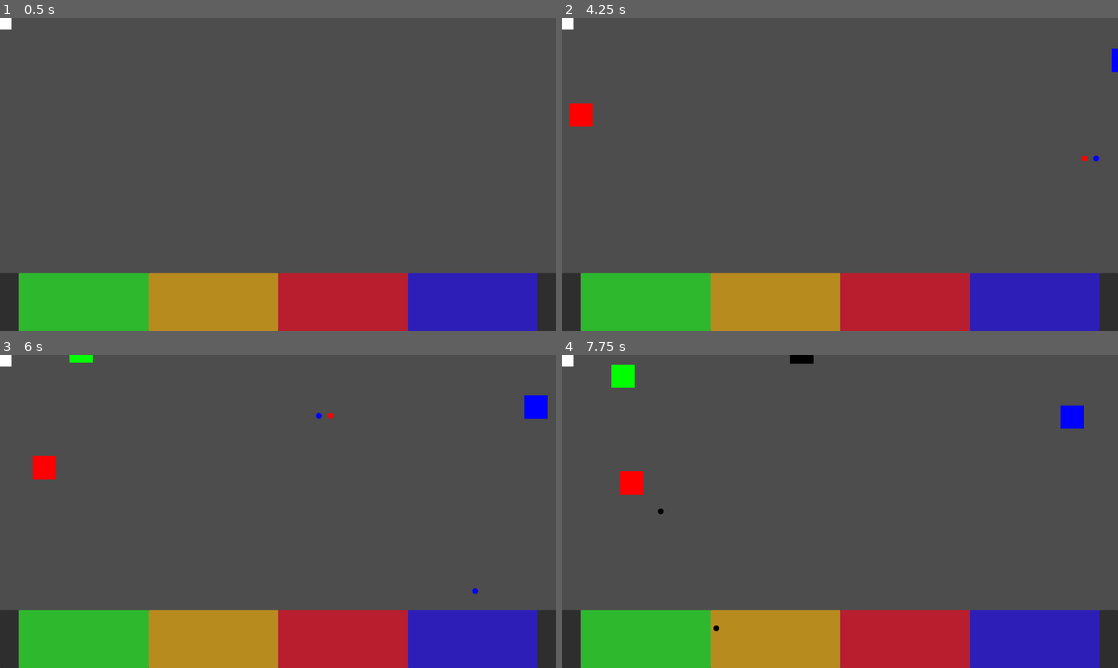
Above: before the commit, frames 1-4 (two rows, left to right).
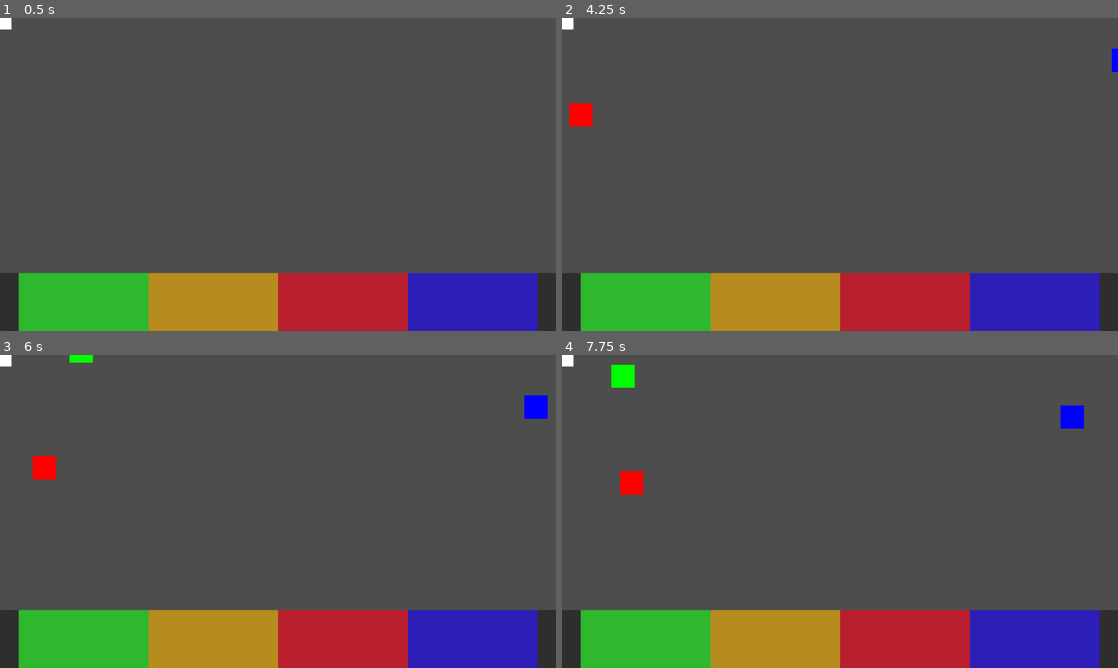
Above: after the commit, the same moments.

Repository: vitorjusto/Robot-Hospital-Rush
Game: Godot game, scene res://Scenes/Main.tscn
The game is run twice, just before and just after one commit, with the same random seed, the same clock (stepped at 60 frames per second) and the same inputs.
Inputs:
- Up to frame 1 (0.5 s): no input
- Up to frame 2 (4.25 s): tap Enter at 0.5 s; hold Right (Right) 0.53-2.03 s; tap Z (Get) at 0.6, 1.55, 2.1, 3.05, 3.6 s; tap Space (Shoot) at 0.8, 1.35, 2, 2.3, 2.85, 3.8 s; hold Left (Left) 2.03-2.78 s; hold Right (Right) from 2.78 s (still down)
- Up to frame 3 (6 s): release Right (Right) at 4.28 s; hold Left (Left) 4.28-5.03 s; tap Space (Shoot) at 4.35, 5.3, 5.85 s; tap Z (Get) at 4.55, 5.1 s; hold Right (Right) 5.03-5.78 s; hold Left (Left) from 5.78 s (still down)
- Up to frame 4 (7.75 s): tap Z (Get) at 6.05, 6.6, 7.55 s; tap Space (Shoot) at 6.8, 7.35 s; release Left (Left) at 7.28 s; hold Right (Right) from 7.28 s (still down)

Frame 1 is identical in both runs. In frame 2, less than 0.1% of the frame differs, in the area x 93-97%, y 44-46%; in frame 3, less than 0.1%; in frame 4, 0.2%, in the area x 17-46%, y 0-89%.

Commit message:
simplify gameplay

Diff:
--- a/Scenes/Fixers/ShootProjectile.tscn
+++ b/Scenes/Fixers/ShootProjectile.tscn
@@ -12,6 +12,7 @@
 
 [node name="CollisionShape2D" type="CollisionShape2D" parent="."]
 shape = SubResource("CircleShape2D_ebtte")
+disabled = true
 debug_color = Color(0, 1, 0.69803923, 0.41960785)
 
 [node name="VisibleOnScreenEnabler2D" type="VisibleOnScreenEnabler2D" parent="."]
--- a/Script/Fixers/shootProjectile.gd
+++ b/Script/Fixers/shootProjectile.gd
@@ -2,8 +2,9 @@
 class_name ShootProjectile
 
 var active = false
-var speed = 1100
+var speed = 2200
 var fixersHolding : Array[fixer]
+@onready var col : CollisionShape2D = get_node("CollisionShape2D")
 
 func _physics_process(delta: float) -> void:
 	if not active:
@@ -89,7 +90,7 @@
 func setActive(value : bool):
 	active = value
 	visible = value
-
+	col.disabled = not value
 
 func onScreenExited() -> void:
 	for f in fixersHolding:
@@ -102,22 +103,4 @@
 func onRobotDetected(body: Node2D) -> void:
 	var robot : Robot = body
 
-	var elegibleFixers = fixersHolding.filter(func(x): return x.type == robot.type)
-
-	if elegibleFixers.is_empty():
-		return
-
-	if robot.size > elegibleFixers.size():
-		robot.size -= elegibleFixers.size()
-	elif robot.size < elegibleFixers.size():
-		elegibleFixers = elegibleFixers.slice(0, robot.size)
-		robot.defeat()
-	else:
-		robot.defeat()
-
-	for i in elegibleFixers:
-		fixersHolding.erase(i)
-		i.setActive(false)
-
-	if fixersHolding.is_empty():
-		setActive(false)
+	robot.defeat()
--- a/Script/Manager/fixersManager.gd
+++ b/Script/Manager/fixersManager.gd
@@ -1,23 +1,12 @@
 extends Node2D
 class_name fixersManager
-
-@onready var fixers : Array[fixer]
-@onready var fixerScene : PackedScene = load("res://Scenes/Fixers/Fixer.tscn")
 
 @onready var projFixer : Array[ShootProjectile]
 @onready var projFixerScene : PackedScene = load("res://Scenes/Fixers/ShootProjectile.tscn")
 
 func _ready() -> void:
 	for i in range(0, 10):
-		addFixer()
-	for i in range(0, 10):
 		addProj()
-
-func addFixer() -> fixer:
-	var instance : fixer = fixerScene.instantiate()
-	add_child(instance)
-	fixers.append(instance)
-	return instance
 
 func addProj() -> ShootProjectile:
 	var instance : ShootProjectile = projFixerScene.instantiate()
@@ -25,26 +14,7 @@
 	projFixer.append(instance)
 	return instance
 
-func getFixer(playerPosition : int) -> fixer:
-	var inactive = fixers.filter(func(x): return not x.active)
-	var instance = inactive[0] if inactive.size() > 0 else null
-
-	if instance == null:
-		instance = addFixer()
-
-	instance.setActive(true)
-
-	if(playerPosition > 1409.0):
-		instance.changeType(fixer.EFixerType.BATTERY)
-	elif(playerPosition > 961.0):
-		instance.changeType(fixer.EFixerType.GEAR)
-	elif(playerPosition > 513.0):
-		instance.changeType(fixer.EFixerType.BOLT)
-	else:
-		instance.changeType(fixer.EFixerType.NUT)
-	return instance
-
-func shootProj(f : Array[fixer], pos: Vector2) -> ShootProjectile:
+func shootProj(pos: Vector2) -> ShootProjectile:
 	var inactive = projFixer.filter(func(x): return not x.active)
 	var instance = inactive[0] if inactive.size() > 0 else null
 
@@ -52,7 +22,6 @@
 		instance = addProj()
 
 	instance.setActive(true)
-	instance.fixersHolding = f.duplicate()
 	instance.position = pos
 
 	return instance
--- a/Script/Player/player.gd
+++ b/Script/Player/player.gd
@@ -2,7 +2,6 @@
 
 
 const SPEED = 1000.0
-var fixersHolding : Array[fixer]
 @onready var fixersManager : fixersManager = get_tree().root.get_node("/root/Main/FixersManager")
 
 func _physics_process(delta: float) -> void:
@@ -12,94 +11,9 @@
 	velocity.x = move_toward(velocity.x, direction * SPEED, 100)
 
 	move_and_slide()
-	if Input.is_action_just_pressed("Get"):
-		GetFixer()
 
 	if Input.is_action_just_pressed("Shoot"):
 		Shoot()
 
-	handleFixers()
-
-func GetFixer():
-	if fixersHolding.size() == 10:
-		return
-	fixersHolding.push_back(fixersManager.getFixer(position.x))
-
-func handleFixers():
-	if fixersHolding.size() == 1:
-		fixersHolding[0].position = position + Vector2(0, - 50)
-	elif fixersHolding.size() == 2:
-		fixersHolding[0].position = position + Vector2(-20, - 50)
-		fixersHolding[1].position = position + Vector2(20, - 50)
-	elif fixersHolding.size() == 3:
-		fixersHolding[0].position = position + Vector2(-40, - 50)
-		fixersHolding[1].position = position + Vector2(0, - 50)
-		fixersHolding[2].position = position + Vector2(40, - 50)
-	elif fixersHolding.size() == 4:
-		fixersHolding[0].position = position + Vector2(-60, - 50)
-		fixersHolding[1].position = position + Vector2(-20, - 50)
-		fixersHolding[2].position = position + Vector2(20, - 50)
-		fixersHolding[3].position = position + Vector2(60, - 50)
-	elif fixersHolding.size() == 5:
-		fixersHolding[0].position = position + Vector2(-80, - 50)
-		fixersHolding[1].position = position + Vector2(-40, - 50)
-		fixersHolding[2].position = position + Vector2(0, - 50)
-		fixersHolding[3].position = position + Vector2(40, - 50)
-		fixersHolding[4].position = position + Vector2(80, - 50)
-	elif fixersHolding.size() == 6:
-		fixersHolding[0].position = position + Vector2(-80, - 80)
-		fixersHolding[1].position = position + Vector2(-40, - 80)
-		fixersHolding[2].position = position + Vector2(0, - 80)
-		fixersHolding[3].position = position + Vector2(40, - 80)
-		fixersHolding[4].position = position + Vector2(80, - 80)
-
-		fixersHolding[5].position = position + Vector2(0, - 50)
-	elif fixersHolding.size() == 7:
-		fixersHolding[0].position = position + Vector2(-80, - 80)
-		fixersHolding[1].position = position + Vector2(-40, - 80)
-		fixersHolding[2].position = position + Vector2(0, - 80)
-		fixersHolding[3].position = position + Vector2(40, - 80)
-		fixersHolding[4].position = position + Vector2(80, - 80)
-
-		fixersHolding[5].position = position + Vector2(-20, - 50)
-		fixersHolding[6].position = position + Vector2(20, - 50)
-	elif fixersHolding.size() == 8:
-		fixersHolding[0].position = position + Vector2(-80, - 80)
-		fixersHolding[1].position = position + Vector2(-40, - 80)
-		fixersHolding[2].position = position + Vector2(0, - 80)
-		fixersHolding[3].position = position + Vector2(40, - 80)
-		fixersHolding[4].position = position + Vector2(80, - 80)
-
-		fixersHolding[5].position = position + Vector2(-40, - 50)
-		fixersHolding[6].position = position + Vector2(0, - 50)
-		fixersHolding[7].position = position + Vector2(40, - 50)
-	elif fixersHolding.size() == 9:
-		fixersHolding[0].position = position + Vector2(-80, - 80)
-		fixersHolding[1].position = position + Vector2(-40, - 80)
-		fixersHolding[2].position = position + Vector2(0, - 80)
-		fixersHolding[3].position = position + Vector2(40, - 80)
-		fixersHolding[4].position = position + Vector2(80, - 80)
-
-		fixersHolding[5].position = position + Vector2(-60, - 50)
-		fixersHolding[6].position = position + Vector2(-20, - 50)
-		fixersHolding[7].position = position + Vector2(20, - 50)
-		fixersHolding[8].position = position + Vector2(60, - 50)
-	elif fixersHolding.size() == 10:
-		fixersHolding[0].position = position + Vector2(-80, - 80)
-		fixersHolding[1].position = position + Vector2(-40, - 80)
-		fixersHolding[2].position = position + Vector2(0, - 80)
-		fixersHolding[3].position = position + Vector2(40, - 80)
-		fixersHolding[4].position = position + Vector2(80, - 80)
-
-		fixersHolding[5].position = position + Vector2(-80, - 50)
-		fixersHolding[6].position = position + Vector2(-40, - 50)
-		fixersHolding[7].position = position + Vector2(0, - 50)
-		fixersHolding[8].position = position + Vector2(40, - 50)
-		fixersHolding[9].position = position + Vector2(80, - 50)
-
 func Shoot():
-	if fixersHolding.size() == 0:
-		GetFixer()
-
-	fixersManager.shootProj(fixersHolding, position)
-	fixersHolding.clear()
+	fixersManager.shootProj(position)
